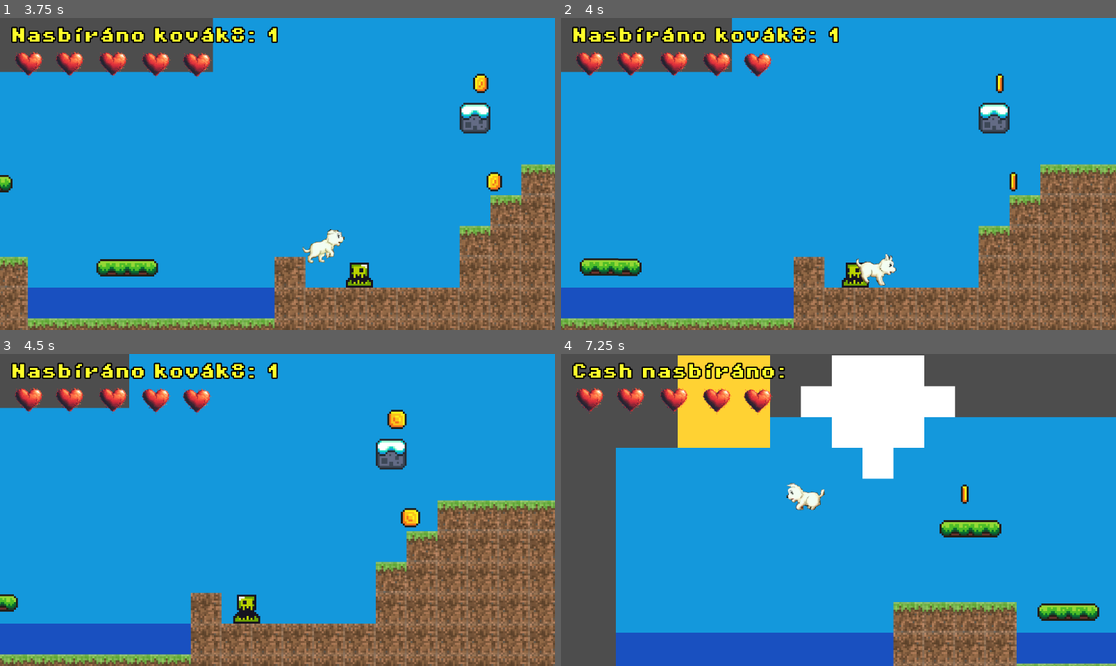
Above: before the commit, frames 1-4 (two rows, left to right).
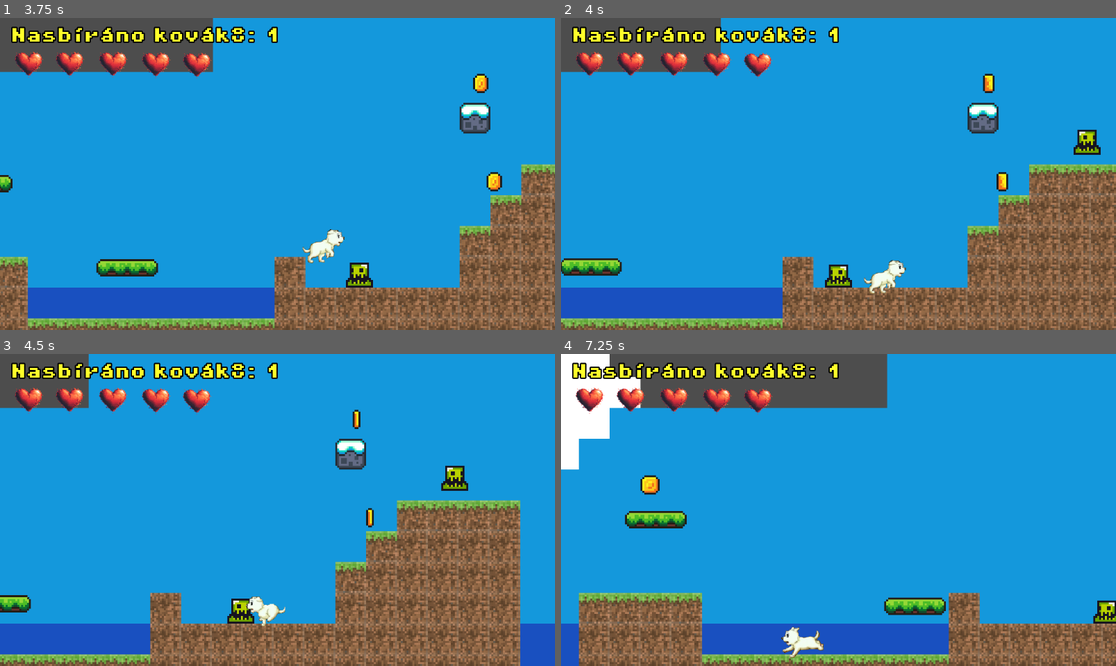
Above: after the commit, the same moments.

Repository: michlblan/AdvProgProjekt
Game: Godot game, scene res://screens/game.tscn
The game is run twice, just before and just after one commit, with the same random seed, the same clock (stepped at 60 frames per second) and the same inputs.
Inputs:
- Up to frame 1 (3.75 s): hold Right (move_right) 0.53-2.03 s; tap Up (jump) at 0.77, 1.52, 3.02 s; hold Left (move_left) 2.03-2.78 s; hold Right (move_right) from 2.78 s (still down)
- Up to frame 2 (4 s): keep holding Right (move_right); tap Up (jump) at 3.77 s
- Up to frame 3 (4.5 s): release Right (move_right) at 4.28 s; hold Left (move_left) from 4.28 s (still down)
- Up to frame 4 (7.25 s): tap Up (jump) at 4.52, 6.02, 6.77 s; release Left (move_left) at 5.03 s; hold Right (move_right) 5.03-5.78 s; hold Left (move_left) from 5.78 s (still down)

Frame 1 is identical in both runs. In frame 2, 12% of the frame differs, in the area x 0-100%, y 0-100%; in frame 3, 19%; in frame 4, 44%.

Commit message:
Asi hodně dementní způsob který nešel vůbec scalovat ale na DEMO to stačit bude
Tvl ngl chybí mi CoronaSDK, shit is so much simpler

Diff:
--- /dev/null
+++ b/screens/damage_zone.tscn
@@ -0,0 +1,9 @@
+[gd_scene format=3 uid="uid://botqqed45w1es"]
+
+[ext_resource type="Script" path="res://scripts/damage_zone.gd" id="1_cqipq"]
+
+[node name="DamageZone" type="Area2D" unique_id=1945511391]
+collision_mask = 2
+script = ExtResource("1_cqipq")
+
+[node name="Timer" type="Timer" parent="." unique_id=898935619]
--- a/screens/game.tscn
+++ b/screens/game.tscn
@@ -2,6 +2,7 @@
 
 [ext_resource type="PackedScene" uid="uid://p1meymxqti5t" path="res://screens/player.tscn" id="1_6ydpi"]
 [ext_resource type="Script" uid="uid://bbc7084yv6r25" path="res://scripts/game_manager.gd" id="1_g7iek"]
+[ext_resource type="Script" uid="uid://buq1ahvfluku1" path="res://scripts/game.gd" id="1_okr7b"]
 [ext_resource type="Texture2D" uid="uid://blq7wxgc2lodf" path="res://assets/sprites/world_tileset.png" id="2_3ciuf"]
 [ext_resource type="PackedScene" uid="uid://cf284tklgxne2" path="res://screens/platform.tscn" id="2_6nlyh"]
 [ext_resource type="FontFile" uid="uid://bhqngfdg6qlfu" path="res://assets/fonts/PixelOperator8-Bold.ttf" id="2_g7iek"]
@@ -9,6 +10,7 @@
 [ext_resource type="PackedScene" uid="uid://dwdoaidgexler" path="res://screens/coin.tscn" id="4_rypym"]
 [ext_resource type="PackedScene" uid="uid://cf13elubjqsd1" path="res://screens/killzone.tscn" id="5_he66p"]
 [ext_resource type="PackedScene" uid="uid://d153t4y25md8d" path="res://screens/slime.tscn" id="6_5kag3"]
+[ext_resource type="PackedScene" uid="uid://vtj12dc0i0ab" path="res://screens/new_enemy.tscn" id="10_dpnst"]
 
 [sub_resource type="TileSetAtlasSource" id="TileSetAtlasSource_6nlyh"]
 texture = ExtResource("2_3ciuf")
@@ -227,6 +229,7 @@
 }
 
 [node name="Game" type="Node2D" unique_id=1046953325]
+script = ExtResource("1_okr7b")
 
 [node name="GameManager" type="Node" parent="." unique_id=2101523186]
 unique_name_in_owner = true
@@ -351,3 +354,6 @@
 
 [node name="Slime" parent="." unique_id=36697994 instance=ExtResource("6_5kag3")]
 position = Vector2(186, 16)
+
+[node name="enemak2" parent="." unique_id=1043829415 instance=ExtResource("10_dpnst")]
+position = Vector2(319, -53)
--- /dev/null
+++ b/screens/new_enemy.tscn
@@ -0,0 +1,57 @@
+[gd_scene format=3 uid="uid://vtj12dc0i0ab"]
+
+[ext_resource type="Texture2D" uid="uid://dg222jll1li1t" path="res://assets/sprites/slime_green.png" id="1_2d7a5"]
+
+[sub_resource type="AtlasTexture" id="AtlasTexture_13njc"]
+atlas = ExtResource("1_2d7a5")
+region = Rect2(0, 24, 24, 24)
+
+[sub_resource type="AtlasTexture" id="AtlasTexture_hhkq3"]
+atlas = ExtResource("1_2d7a5")
+region = Rect2(24, 24, 24, 24)
+
+[sub_resource type="AtlasTexture" id="AtlasTexture_sadn2"]
+atlas = ExtResource("1_2d7a5")
+region = Rect2(48, 24, 24, 24)
+
+[sub_resource type="AtlasTexture" id="AtlasTexture_3bbmd"]
+atlas = ExtResource("1_2d7a5")
+region = Rect2(72, 24, 24, 24)
+
+[sub_resource type="SpriteFrames" id="SpriteFrames_fbx5g"]
+animations = [{
+"frames": [{
+"duration": 1.0,
+"texture": SubResource("AtlasTexture_13njc")
+}, {
+"duration": 1.0,
+"texture": SubResource("AtlasTexture_hhkq3")
+}, {
+"duration": 1.0,
+"texture": SubResource("AtlasTexture_sadn2")
+}, {
+"duration": 1.0,
+"texture": SubResource("AtlasTexture_3bbmd")
+}],
+"loop": true,
+"name": &"default",
+"speed": 8.0
+}]
+
+[sub_resource type="CircleShape2D" id="CircleShape2D_2d7a5"]
+radius = 6.0
+
+[node name="enemak2" type="Area2D" unique_id=1043829415 groups=["EnemyGroup"]]
+collision_layer = 3
+collision_mask = 3
+
+[node name="AnimatedSprite2D" type="AnimatedSprite2D" parent="." unique_id=375640532]
+position = Vector2(0, -12)
+sprite_frames = SubResource("SpriteFrames_fbx5g")
+autoplay = "default"
+frame = 1
+frame_progress = 0.23271692
+
+[node name="CollisionShape2D" type="CollisionShape2D" parent="." unique_id=1587269541]
+position = Vector2(0, -7)
+shape = SubResource("CircleShape2D_2d7a5")
--- a/screens/player.tscn
+++ b/screens/player.tscn
@@ -99,9 +99,10 @@
 [sub_resource type="RectangleShape2D" id="RectangleShape2D_5jwn5"]
 size = Vector2(17, 10)
 
-[node name="player" type="CharacterBody2D" unique_id=437742169]
+[node name="player" type="CharacterBody2D" unique_id=437742169 groups=["Player"]]
 z_index = 5
 collision_layer = 2
+collision_mask = 255
 script = ExtResource("1_5jwn5")
 
 [node name="AnimatedSprite2D" type="AnimatedSprite2D" parent="." unique_id=1167594172]
--- a/screens/slime.tscn
+++ b/screens/slime.tscn
@@ -2,7 +2,6 @@
 
 [ext_resource type="Script" uid="uid://x2qyw8pf0d51" path="res://scripts/slime.gd" id="1_2o4uh"]
 [ext_resource type="Texture2D" uid="uid://dg222jll1li1t" path="res://assets/sprites/slime_green.png" id="1_u6q78"]
-[ext_resource type="PackedScene" uid="uid://cf13elubjqsd1" path="res://screens/killzone.tscn" id="2_2o4uh"]
 
 [sub_resource type="AtlasTexture" id="AtlasTexture_sbtdt"]
 atlas = ExtResource("1_u6q78")
@@ -40,10 +39,11 @@
 "speed": 10.0
 }]
 
-[sub_resource type="RectangleShape2D" id="RectangleShape2D_h5mf6"]
-size = Vector2(10, 12)
+[sub_resource type="CircleShape2D" id="CircleShape2D_u6q78"]
+radius = 6.0
 
-[node name="Slime" type="Node2D" unique_id=36697994]
+[node name="Slime" type="Area2D" unique_id=2071539042 groups=["EnemyGroup"]]
+collision_mask = 2
 script = ExtResource("1_2o4uh")
 
 [node name="AnimatedSprite2D" type="AnimatedSprite2D" parent="." unique_id=514151835]
@@ -52,12 +52,9 @@
 autoplay = "default"
 frame_progress = 0.22455126
 
-[node name="Killzone" parent="." unique_id=1314519357 instance=ExtResource("2_2o4uh")]
-position = Vector2(0, -12)
-
-[node name="CollisionShape2D" type="CollisionShape2D" parent="Killzone" unique_id=410315319]
-position = Vector2(0, 6)
-shape = SubResource("RectangleShape2D_h5mf6")
+[node name="CollisionShape2D" type="CollisionShape2D" parent="." unique_id=1943943084 groups=["EnemyGroup"]]
+position = Vector2(0, -6)
+shape = SubResource("CircleShape2D_u6q78")
 
 [node name="rayCastRight" type="RayCast2D" parent="." unique_id=814360838]
 position = Vector2(0, -6)
@@ -66,3 +63,6 @@
 [node name="rayCastLeft" type="RayCast2D" parent="." unique_id=641655095]
 position = Vector2(0, -6)
 target_position = Vector2(-7, -1)
+
+[connection signal="area_entered" from="." to="." method="_on_area_entered"]
+[connection signal="body_entered" from="." to="." method="_on_body_entered"]
--- /dev/null
+++ b/scripts/game.gd
@@ -0,0 +1,8 @@
+extends Node2D
+
+@onready var player = $player
+@onready var enemy = $Slime
+
+# Called when the node enters the scene tree for the first time.
+func _ready() -> void:
+	enemy.hit.connect(player.takeDamage)
--- a/scripts/player.gd
+++ b/scripts/player.gd
@@ -3,6 +3,9 @@
 const SPEED = 110.0
 const JUMP_VELOCITY = -280.0
 @onready var playerSprite = $AnimatedSprite2D
+
+func takeDamage(howMuch :int) -> void :
+	print("Got damage %s" % howMuch)
 
 func playIfNotPlaying(player :AnimatedSprite2D, animation :String):
 	"""Plays character animation if it's not playing yet"""
@@ -41,5 +44,13 @@
 		velocity += (get_gravity()*0.8) * delta
 		playIfNotPlaying(playerSprite, "jump" if (velocity.y < 0) else "fall")
 
+
+	# print("Moving coliding: %s onfloor: %s" % [velocity , isOnFloor])
+	# On je asi problém že ten enemák není fyzický objekt a tak s ním nkoliduju or wtf
+	var collisionInfo :KinematicCollision2D = move_and_collide(velocity * delta, true)
+	if collisionInfo:
+		print(collisionInfo.get_collider())
+		# print(collisionInfo.get_collider_id())
+
 	# print("Leaving fun with: " + playerSprite.animation)
 	move_and_slide()
--- a/scripts/slime.gd
+++ b/scripts/slime.gd
@@ -1,7 +1,11 @@
 extends Node2D
+
+class_name Slime
 
 const SPEED = 60
 var direction = 1
+
+signal hit(amount :int)
 
 @onready var rayCastRight = $rayCastRight
 @onready var rayCastLeft = $rayCastLeft
@@ -16,3 +20,13 @@
 		direction = 1
 		animatedSprite.flip_h = false
 	position.x += direction * SPEED * delta
+
+
+func _on_area_entered(area: Area2D) -> void:
+	if area.is_in_group("Player"):
+		print("Whoa")
+		hit.emit(1)
+
+
+func _on_body_entered(_body: Node2D) -> void:
+	hit.emit(1)
Not shown, added: scripts/game.gd.uid
